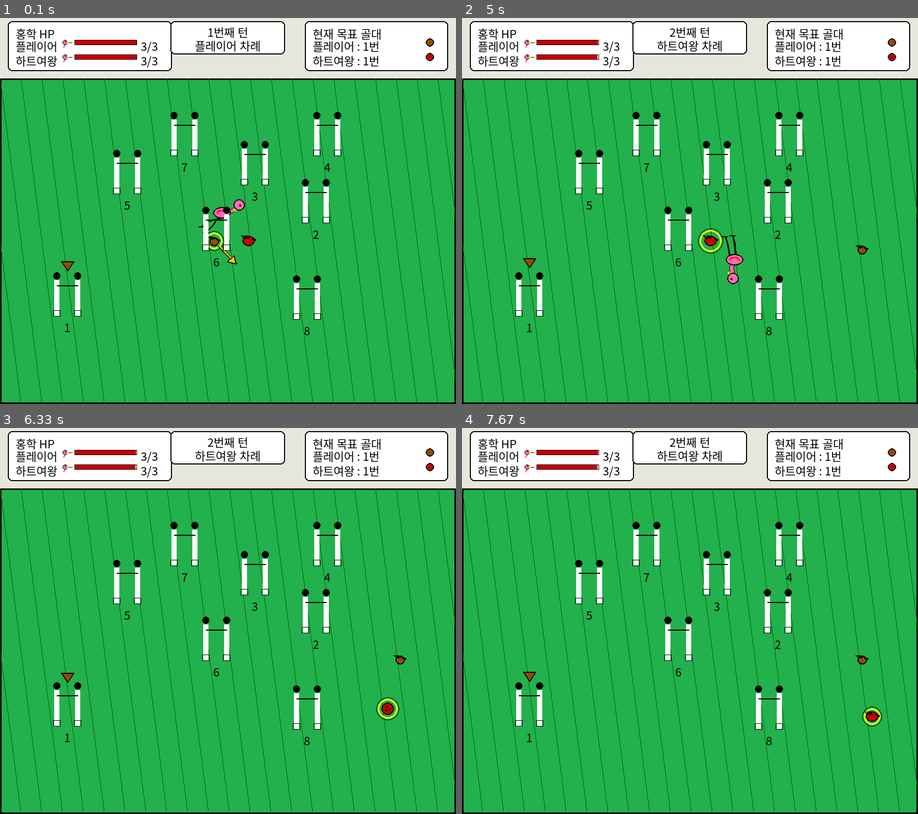
Above: before the commit, frames 1-4 (two rows, left to right).
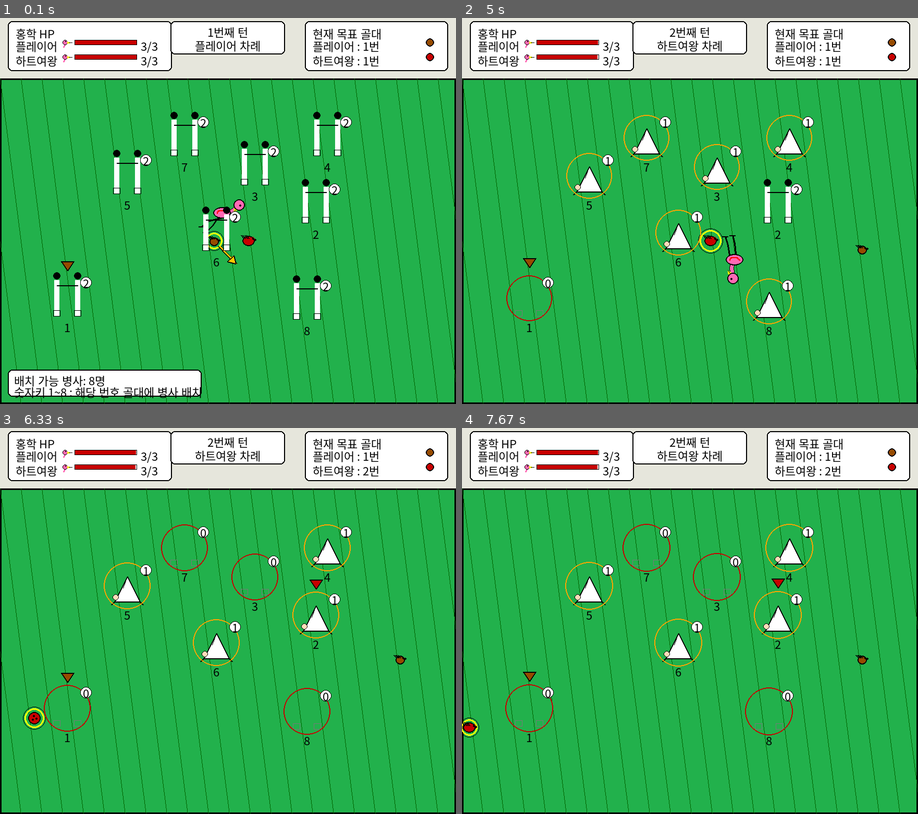
Above: after the commit, the same moments.

Repository: Is-This-Merge/NEIS
Game: pygame game, started from main.py
Two runs of this game, one before a commit and one after it. Both use one fixed random seed, a clock stepped at 60 frames per second and the inputs below.
Inputs (mouse positions are in pixels of both pictures, inside the frame that each line leads up to):
- Up to frame 1 (0.1 s): no input
- Up to frame 2 (5 s): click (521, 172) at 0.38 s; click (585, 292) at 1.78 s
- Up to frame 3 (6.33 s): no input
- Up to frame 4 (7.67 s): no input

The runs differ from the first frame. In frame 1, 3.5% of the frame differs, in the area x 1-78%, y 25-99%; in frame 2, 3.8%; in frame 3, 4.2%, in the area x 5-88%, y 10-80%; in frame 4, 4.1%.

Commit message:
Added soldier reassigning

Diff:
--- a/CroquetMatch.py
+++ b/CroquetMatch.py
@@ -49,7 +49,7 @@
         self.aiming = False
         self.start_mouse = None
 
-        self.soldiers = [Soldier(cooldown=0, match=self) for _ in range(self.soldiersNum)]
+        self.soldiers = []
 
         # 골문끼리 겹치지 않게 경기장 내부에 배치
         min_goalpost_distance = 130
@@ -75,8 +75,20 @@
                     break
 
             goalpost = Goalpost(location=location, order=i + 1)
-            goalpost.soldiers = [Soldier(cooldown=0, assignedGoal=goalpost, match=self) for _ in range(3)]
             self.goalposts.append(goalpost)
+
+        # 모든 병사를 하나의 풀(self.soldiers)에서 관리
+        # 골대마다 2명씩 기본 배치 → 양쪽 기둥 형태로 시작
+        for goalpost in self.goalposts:
+            for _ in range(2):
+                soldier = Soldier(match=self)
+                soldier.assign(goalpost)
+                self.soldiers.append(soldier)
+
+        # 나머지는 예비 병사: 플레이어가 숫자키로 배치 가능
+        reserve = self.soldiersNum - len(self.soldiers)
+        for _ in range(max(0, reserve)):
+            self.soldiers.append(Soldier(match=self))
 
         self.center = (
             self.field_width // 2,
@@ -139,7 +151,11 @@
             by = max(top_bound + radius, min(bottom_bound - radius, by))
 
         # 골대 충돌 판정: 카드병정의 밑동 부분에만 적용
+        # 병사가 2명 이상(양쪽 기둥 형태)인 골대에만 충돌 적용
         for goalpost in self.goalposts:
+            if not goalpost.has_posts():
+                continue
+
             gx, gy = goalpost.location
 
             left_x = gx - 20
@@ -198,6 +214,19 @@
                 flamingo.swinging = False
 
             self.currentTurn += 1
+            self.check_goal_staffing()
+
+    def check_goal_staffing(self):
+        # 병사가 없는 골대가 2턴 이상 지속되면 플레이어 패배
+        for goalpost in self.goalposts:
+            if len(goalpost.soldiers) == 0:
+                if goalpost.emptySinceTurn is None:
+                    goalpost.emptySinceTurn = self.currentTurn
+                elif self.currentTurn - goalpost.emptySinceTurn >= 2:
+                    self.isGameOver = True
+                    self.winner = self.players[1]  # 플레이어 패배 → 여왕 승리
+            else:
+                goalpost.emptySinceTurn = None
 
     def draw(self):
         def draw_panel(rect):
@@ -410,10 +439,68 @@
                 if flamingo.swinging:
                     flamingo.draw_flamingo_handle(self.screen, self.currentPlayer.ball)
 
+        def draw_goal_status(goalpost):
+            gx, gy = goalpost.location
+            count = len(goalpost.soldiers)
+
+            # 도움이 필요한 골대를 강조 (0명=빨강, 1명=주황 링이 깜빡임)
+            ring = None
+            if count == 0:
+                ring = self.colors["RED"]
+            elif count == 1:
+                ring = self.colors["ORANGE"]
+
+            if ring is not None:
+                pulse = (math.sin(pygame.time.get_ticks() / 200) + 1) / 2
+                radius = 42 + int(pulse * 6)
+                pygame.draw.circle(self.screen, ring, (gx, gy), radius, 2)
+
+            # 병사 수 표시 (골대 오른쪽)
+            count_text = self.small_font.render(f"{count}", True, self.colors["BLACK"])
+            count_bg = count_text.get_rect(center=(gx + 36, gy - 30))
+            pygame.draw.circle(self.screen, self.colors["WHITE"], count_bg.center, 11)
+            pygame.draw.circle(self.screen, self.colors["BLACK"], count_bg.center, 11, 1)
+            self.screen.blit(count_text, count_text.get_rect(center=count_bg.center))
+
+            # 빈 골대 카운트다운 경고
+            if count == 0 and goalpost.emptySinceTurn is not None:
+                remaining = 2 - (self.currentTurn - goalpost.emptySinceTurn)
+                warn = self.small_font.render(f"비었음! {max(0, remaining)}턴", True, self.colors["RED"])
+                warn_rect = warn.get_rect(center=(gx, gy + 78))
+                pygame.draw.rect(self.screen, self.colors["WHITE"], warn_rect.inflate(10, 4), border_radius=4)
+                self.screen.blit(warn, warn_rect)
+
+        def draw_assign_panel():
+            # 플레이어 차례에만 병사 배치 안내 표시
+            if self.currentPlayer != self.players[0] or self.isGameOver:
+                return
+
+            avail = len(self.currentPlayer.available_soldiers())
+
+            panel = pygame.Rect(15, self.height - 66, 372, 52)
+            draw_panel(panel)
+
+            line1 = self.small_font.render(f"배치 가능 병사: {avail}명", True, self.colors["BLACK"])
+            line2 = self.small_font.render("숫자키 1~8 : 해당 번호 골대에 병사 배치", True, self.colors["BLACK"])
+            self.screen.blit(line1, (panel.x + 12, panel.y + 4))
+            self.screen.blit(line2, (panel.x + 12, panel.y + 26))
+
+            # 배치 직후 피드백 메시지 (1.5초간 표시)
+            msg = self.currentPlayer.last_assign_msg
+            if msg and pygame.time.get_ticks() - self.currentPlayer.last_assign_time < 1500:
+                feedback = self.small_font.render(msg, True, self.colors["BLUE"])
+                fb_rect = feedback.get_rect(midleft=(panel.right + 12, panel.centery))
+                pygame.draw.rect(self.screen, self.colors["WHITE"], fb_rect.inflate(10, 6), border_radius=4)
+                self.screen.blit(feedback, fb_rect)
+
         # 골문을 나중에 그림
         for goalpost in self.goalposts:
             goalpost.draw_goalpost(self.screen)
             goalpost.draw_goal_markers(self.screen, self.players)
+            draw_goal_status(goalpost)
+
+        # 병사 배치 안내 패널
+        draw_assign_panel()
 
         # 상단 UI 표시
         draw_top_ui()
--- a/GamePlayer.py
+++ b/GamePlayer.py
@@ -7,25 +7,34 @@
 class GamePlayer(Player):
     def __init__(self, match, location):
         super().__init__(match, match.colors["BROWN"], location)
-        self.availableSoldiers = []
+        # 마지막 배치 결과 메시지 (UI 피드백용)
+        self.last_assign_msg = ""
+        self.last_assign_time = 0
 
-        for soldier in self.match.soldiers:
-            if soldier.assignedGoal is None:
-                self.availableSoldiers.append(soldier)
+    def available_soldiers(self):
+        # 현재 배치 가능한(쿨다운이 지난 미배치) 병사 목록
+        return [s for s in self.match.soldiers if s.is_available(self.match.currentTurn)]
 
-    def soldierArrange(self):
-        for soldier in self.match.soldiers:
-            if soldier.assignedGoal is None and soldier not in self.availableSoldiers:
-                self.availableSoldiers.append(soldier)
-
-        if self.availableSoldiers == []:
-            print("배치 가능한 병사가 없습니다.")
+    def assign_to_goal(self, goal_index):
+        # 숫자키로 호출: available 병사 1명을 goal_index 골대에 배치
+        if goal_index < 0 or goal_index >= len(self.match.goalposts):
             return
 
-        print("배치 가능한 병사 리스트:\n", self.availableSoldiers)
-        curSoldier = int(input("병사의 index를 입력하세요(1부터 시작): "))
-        goalNum = int(input("목적지 골대번호를 입력하세요: "))
-        self.availableSoldiers[curSoldier - 1].move(goalNum)
+        available = self.available_soldiers()
+
+        if not available:
+            self._set_msg("배치 가능한 병사가 없습니다")
+            return
+
+        goalpost = self.match.goalposts[goal_index]
+        soldier = available[0]
+
+        if soldier.assign(goalpost):
+            self._set_msg(f"{goal_index + 1}번 골대에 병사 배치 완료")
+
+    def _set_msg(self, msg):
+        self.last_assign_msg = msg
+        self.last_assign_time = pygame.time.get_ticks()
 
     def play(self):
         flamingo = self.get_current_flamingo()
@@ -38,6 +47,11 @@
                 self.match.isGameOver = True
                 self.match.winner = self.match.players[1]
                 return True
+
+            # 숫자키 1~8: 해당 골대에 available 병사 배치
+            if event.type == pygame.KEYDOWN:
+                if pygame.K_1 <= event.key <= pygame.K_9:
+                    self.assign_to_goal(event.key - pygame.K_1)
 
             if event.type == pygame.MOUSEBUTTONDOWN and event.button == 1:
                 speed = math.hypot(*self.ball.velocity)
--- a/Goalpost.py
+++ b/Goalpost.py
@@ -1,5 +1,6 @@
 from Object import Object
 import pygame, math
+
 
 class Goalpost(Object):
     def __init__(self, location=(0, 0), order=1, soldiers=None, usable=True):
@@ -7,12 +8,34 @@
         self.location = location
         self.order = order
         self.soldiers = soldiers if soldiers is not None else []
+        # 병사가 0명이 된 시점의 턴 (없으면 None)
+        self.emptySinceTurn = None
 
     def addSoldier(self, soldier):
         if soldier not in self.soldiers:
             self.soldiers.append(soldier)
 
+    def has_posts(self):
+        # 병사가 2명 이상이면 양쪽 기둥(골문) 형태 → 공 충돌 적용
+        return len(self.soldiers) >= 2
+
     def draw_goalpost(self, screen):
+        count = len(self.soldiers)
+
+        if count >= 2:
+            self._draw_two_posts(screen)
+        elif count == 1:
+            self._draw_tent(screen)
+        else:
+            self._draw_empty(screen)
+
+        # 골문 번호
+        x, y = self.location
+        number_text = pygame.font.SysFont("malgungothic", 22).render(str(self.order), True, (0, 0, 0))
+        number_rect = number_text.get_rect(center=(x, y + 55))
+        screen.blit(number_text, number_rect)
+
+    def _draw_two_posts(self, screen):
         x, y = self.location
         soldier_color = (255, 255, 255)
         line_color = (0, 0, 0)
@@ -37,10 +60,40 @@
         pygame.draw.rect(screen, line_color, pygame.Rect(left_soldier_x - 7, soldier_bottom_y - 12, 14, 12), 1)
         pygame.draw.rect(screen, line_color, pygame.Rect(right_soldier_x - 7, soldier_bottom_y - 12, 14, 12), 1)
 
-        # 골문 번호
-        number_text = pygame.font.SysFont("malgungothic", 22).render(str(self.order), True, (0, 0, 0))
-        number_rect = number_text.get_rect(center=(x, y + 55))
-        screen.blit(number_text, number_rect)
+    def _draw_tent(self, screen):
+        # 병사 1명: 엎드려뻗쳐로 텐트(∧) 모양을 만든 형태
+        x, y = self.location
+        white = (255, 255, 255)
+        black = (0, 0, 0)
+        skin = (255, 220, 185)
+
+        ground_left = (x - 24, y + 30)
+        ground_right = (x + 24, y + 30)
+        peak = (x, y - 18)
+
+        # 텐트(몸통) 면
+        pygame.draw.polygon(screen, white, [ground_left, peak, ground_right])
+        pygame.draw.polygon(screen, black, [ground_left, peak, ground_right], 2)
+
+        # 등에 카드 무늬 한 줄
+        pygame.draw.line(screen, black, (x - 8, y + 4), peak, 1)
+
+        # 손(왼쪽 바닥)과 발(오른쪽 바닥) 표시
+        pygame.draw.line(screen, black, ground_left, (ground_left[0] - 6, ground_left[1] + 6), 3)
+        pygame.draw.line(screen, black, ground_right, (ground_right[0] + 6, ground_right[1] + 6), 3)
+
+        # 머리 (왼쪽 바닥 쪽에서 숙인 모습)
+        head = (ground_left[0] + 2, ground_left[1] - 8)
+        pygame.draw.circle(screen, skin, head, 6)
+        pygame.draw.circle(screen, black, head, 6, 1)
+
+    def _draw_empty(self, screen):
+        # 병사 0명: 무너진 빈 골대 (희미한 밑동만)
+        x, y = self.location
+        faded = (120, 120, 120)
+
+        pygame.draw.rect(screen, faded, pygame.Rect(x - 27, y + 23, 14, 12), 1)
+        pygame.draw.rect(screen, faded, pygame.Rect(x + 13, y + 23, 14, 12), 1)
 
     def draw_goal_markers(self, screen, players):
         time = pygame.time.get_ticks() / 300
--- a/Queen.py
+++ b/Queen.py
@@ -6,24 +6,23 @@
 class Queen(Player):
     def __init__(self, match, location):
         super().__init__(match, match.colors["RED"], location)
-        self.movableSoldiers = []
         self.mood = 0
 
-        for soldier in self.match.soldiers:
-            if soldier.assignedGoal is not None:
-                self.movableSoldiers.append(soldier)
+    def command(self):
+        # 현재 골대를 지키고 있는 병사들 중 일부를 빼냄
+        assigned = [s for s in self.match.soldiers if s.assignedGoal is not None]
 
-    def command(self):
-        for soldier in self.match.soldiers:
-            if soldier.assignedGoal is not None and soldier not in self.movableSoldiers:
-                self.movableSoldiers.append(soldier)
-
-        if len(self.movableSoldiers) == 0:
+        if len(assigned) == 0:
             return
 
-        for _ in range(random.randint(0, min(4, len(self.movableSoldiers)))):
-            i = random.randrange(0, len(self.movableSoldiers))
-            self.movableSoldiers[i].execute_queen_command()
+        count = random.randint(0, min(2, len(assigned)))
+
+        for _ in range(count):
+            if not assigned:
+                break
+            soldier = random.choice(assigned)
+            assigned.remove(soldier)
+            soldier.execute_queen_command()
 
     def play(self):
         for event in pygame.event.get():
--- a/Soldier.py
+++ b/Soldier.py
@@ -1,21 +1,40 @@
 from Object import Object
 
+
 class Soldier(Object):
-    def __init__(self, cooldown=2, usable=True, assignedGoal=None, match=None):
+    # 여왕이 빼간 뒤 다시 배치 가능해지기까지 걸리는 턴 수
+    COOLDOWN_TURNS = 3
+
+    def __init__(self, cooldown=COOLDOWN_TURNS, usable=True, assignedGoal=None, match=None):
         super().__init__(usable)
         self.cooldown = cooldown
         self.assignedGoal = assignedGoal
         self.match = match
-        self.leftTurn = 0
+        # 여왕에게 빼앗긴 턴. 처음에는 충분히 과거로 두어 바로 available 상태가 되게 함
+        self.leftTurn = -self.COOLDOWN_TURNS
+
+    def is_available(self, currentTurn):
+        # 어느 골대에도 배치되어 있지 않고, 쿨다운이 지난 병사만 배치 가능
+        if self.assignedGoal is not None:
+            return False
+        return (currentTurn - self.leftTurn) >= self.COOLDOWN_TURNS
 
     def execute_queen_command(self):
-        print(f"카드 병사가 여왕의 명령을 수행합니다! (복귀까지 남은 시간: {self.cooldown}턴)")
+        # 여왕의 명령: 현재 지키던 골대에서 이탈
+        print(f"카드 병사가 여왕의 명령을 수행합니다! (복귀까지 {self.COOLDOWN_TURNS}턴)")
+
+        if self.assignedGoal is not None and self in self.assignedGoal.soldiers:
+            self.assignedGoal.soldiers.remove(self)
+
         self.leftTurn = self.match.currentTurn
         self.assignedGoal = None
 
-    def move(self, destination):
+    def assign(self, goalpost):
+        # 골대에 배치
         if not self.usable:
             print("현재 카드 병사를 사용할 수 없는 상태(usable=False)입니다.")
-            return
-        self.assignedGoal = destination
-        self.match.goalposts[destination].addSoldier(self)
+            return False
+
+        self.assignedGoal = goalpost
+        goalpost.addSoldier(self)
+        return True
